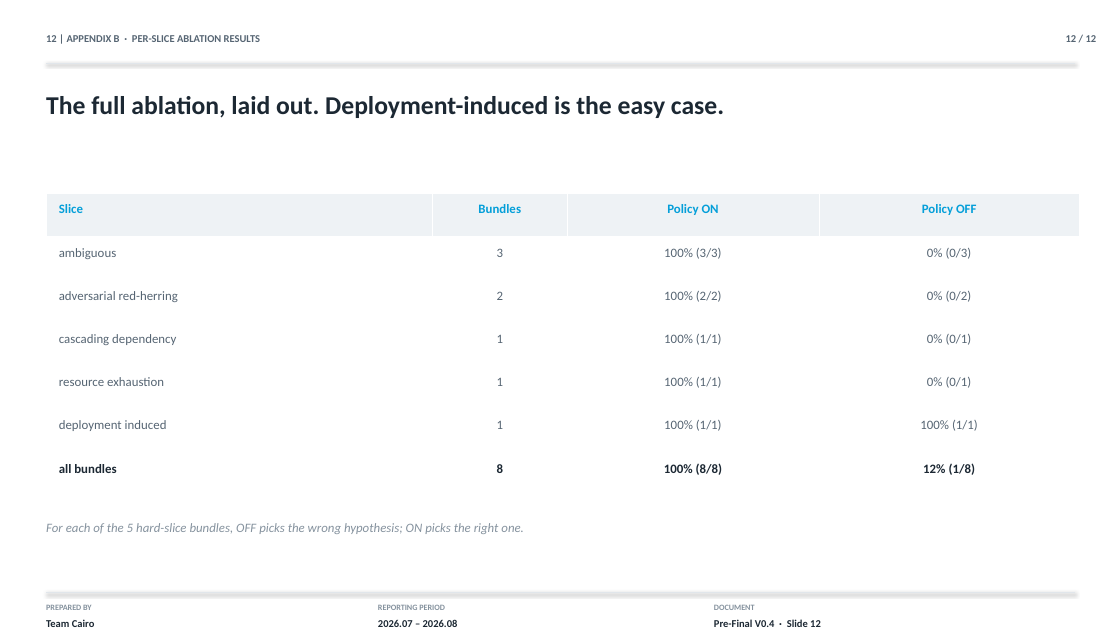
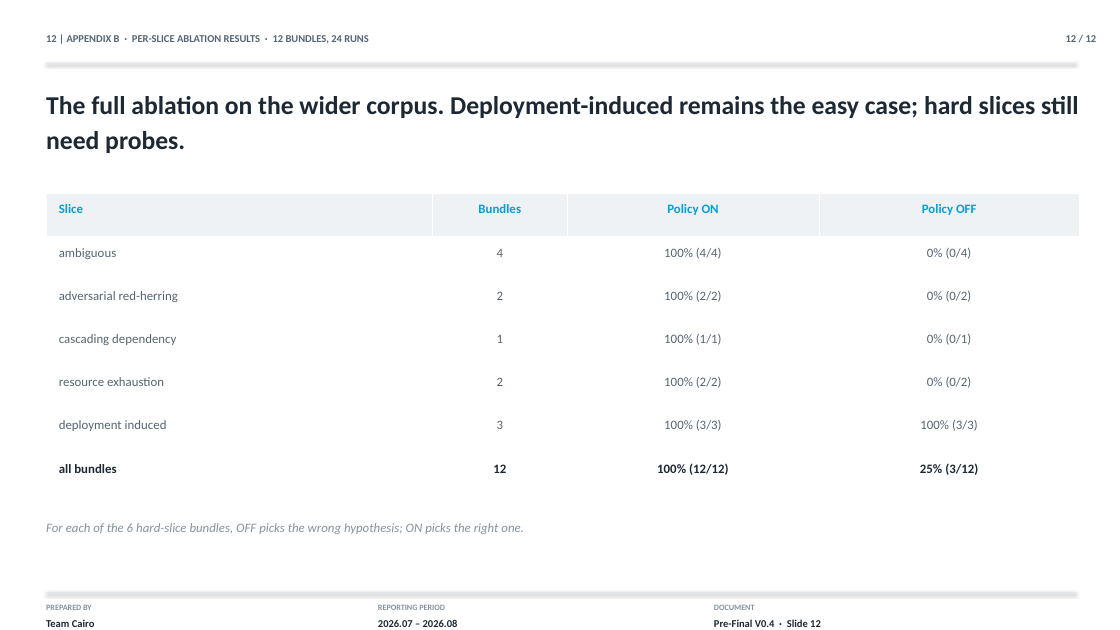
Before and after one commit to S2800-0/Incident-commander, a slide deck: slide 12 of demo/Incident_Commander_Presentation.pptx. Drawn at 1120x630 pixels with LibreOffice and Linux fonts; fonts in the diff are those of the drawing. Boxes give left, top, right and bottom in pixels: in the first picture for what was removed or moved away, otherwise in the second. Text is boxed around its words. In the diff, an @@ line names an element or a change of style, - is before the commit and + after.

```diff
--- a/demo/Incident_Commander_Presentation.pptx
+++ b/demo/Incident_Commander_Presentation.pptx
@@ text at [46,35,368,43]: text changed @@
-12 | APPENDIX B · PER-SLICE ABLATION RESULTS
+12 | APPENDIX B · PER-SLICE ABLATION RESULTS · 12 BUNDLES, 24 RUNS
@@ text at [46,96,1079,153]: text changed @@
-The full ablation, laid out. Deployment-induced is the easy case.
+The full ablation on the wider corpus. Deployment-induced remains the easy case; hard slices still need probes.
@@ table at [46,193,1080,496] @@
-row 2: ambiguous | 3 | 100% (3/3) | 0% (0/3)
+row 2: ambiguous | 4 | 100% (4/4) | 0% (0/4)
-row 5: resource exhaustion | 1 | 100% (1/1) | 0% (0/1)
+row 5: resource exhaustion | 2 | 100% (2/2) | 0% (0/2)
-row 6: deployment induced | 1 | 100% (1/1) | 100% (1/1)
+row 6: deployment induced | 3 | 100% (3/3) | 100% (3/3)
-row 7: all bundles | 8 | 100% (8/8) | 12% (1/8)
+row 7: all bundles | 12 | 100% (12/12) | 25% (3/12)
```
Also in this commit, not shown: 3 other slides changed.
